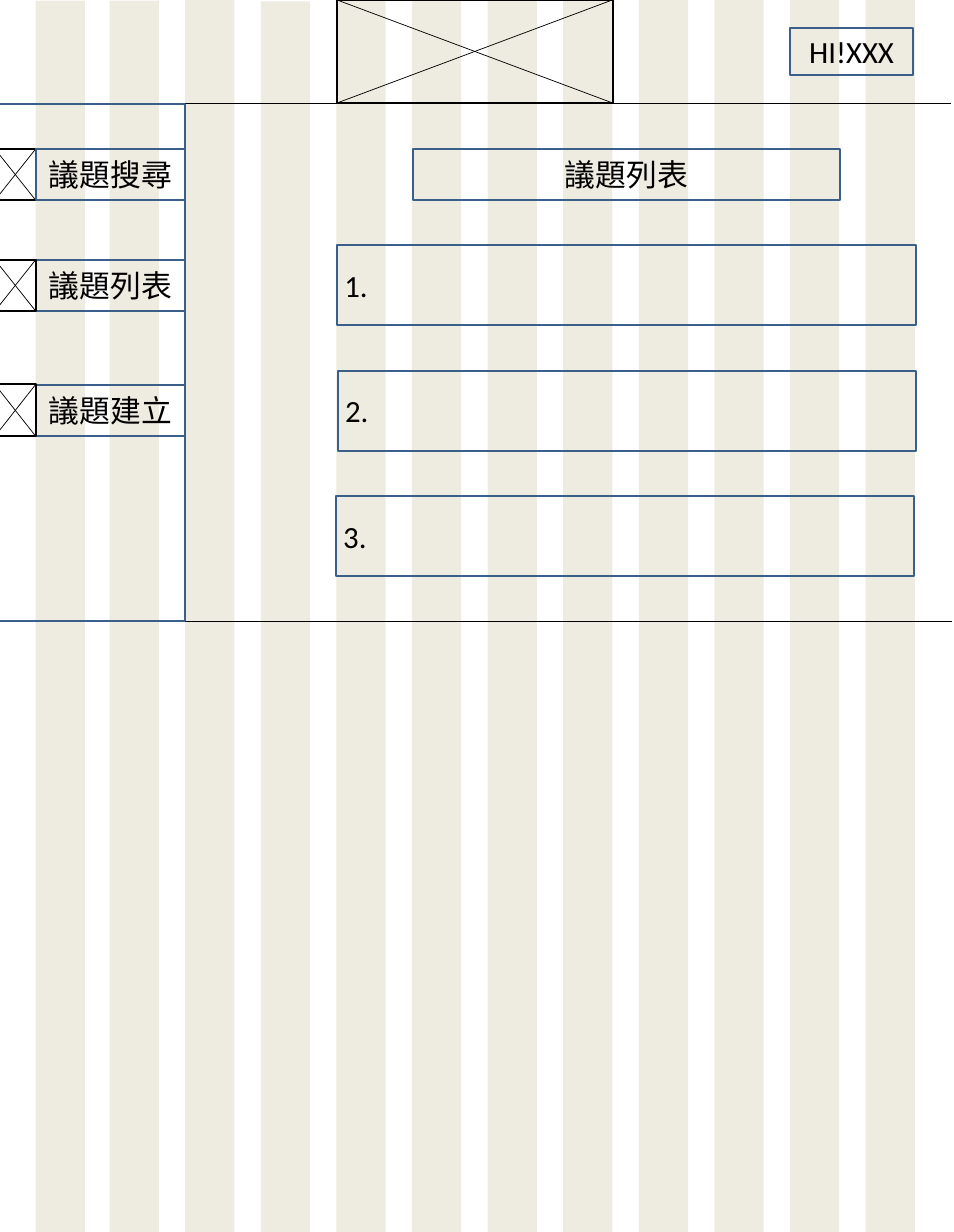
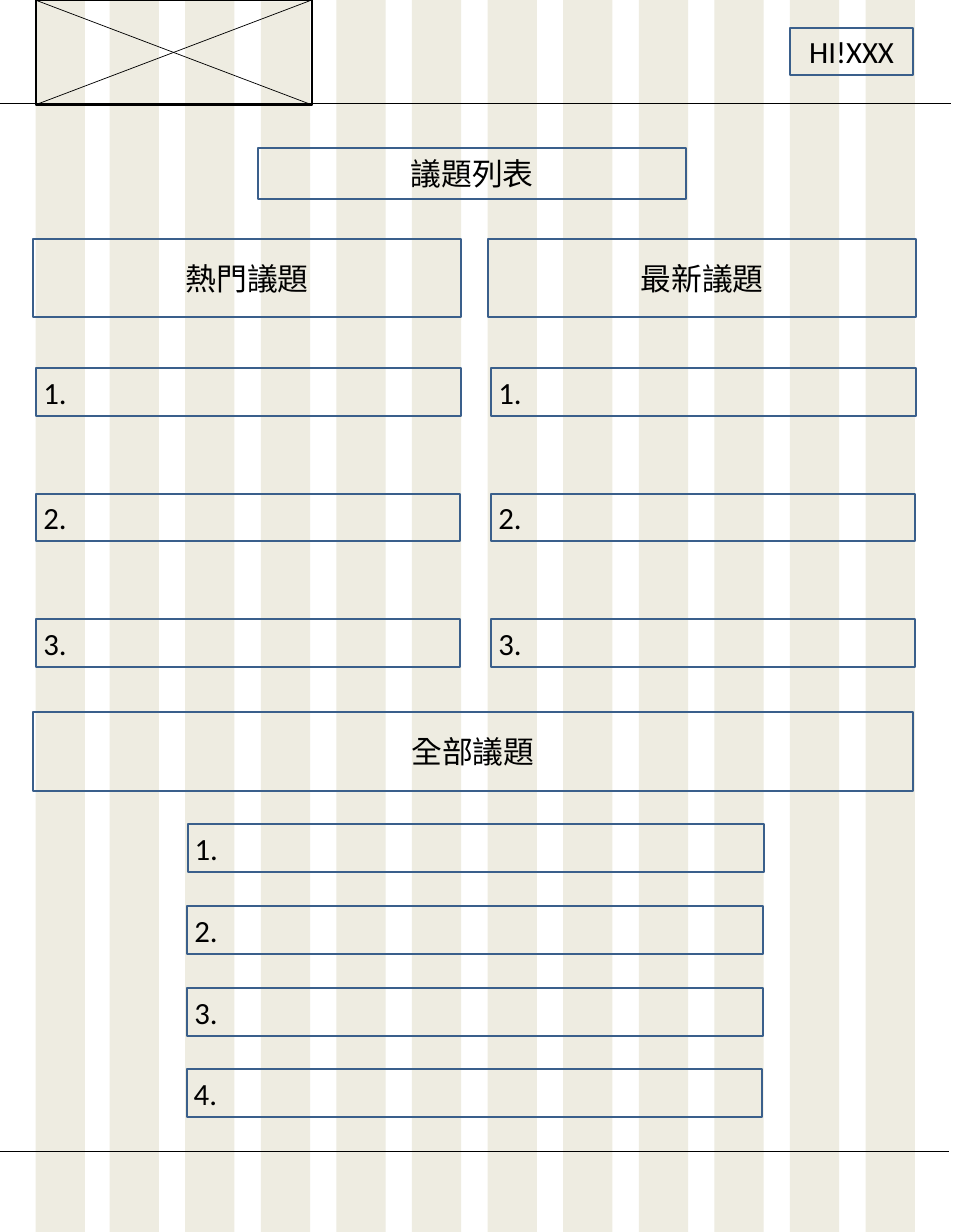
Before and after one commit to s60912frank/F2E-FinalProject, a slide deck: slide 2 of webdesign/Bigsize.pptx (slide 3 before the commit). Drawn at 954x1232 pixels with LibreOffice and Linux fonts; fonts in the diff are those of the drawing. Boxes give left, top, right and bottom in pixels: in the first picture for what was removed or moved away, otherwise in the second. Text is boxed around its words. In the diff, an @@ line names an element or a change of style, - is before the commit and + after.

```diff
--- a/webdesign/Bigsize.pptx
+++ b/webdesign/Bigsize.pptx
@@ 2 lines, 1 rectangle: place and size @@
-2 lines, 1 rectangle at <box>337,0,613,103</box>
+2 lines, 1 rectangle at <box>36,0,312,104</box>
@@ rectangle removed at <box>0,104,185,621</box> @@
@@ rectangle removed at <box>0,149,36,200</box> @@
@@ line removed from (0, 149) to (36, 200) @@
@@ line removed from (36, 149) to (0, 200) @@
@@ rectangle removed at <box>36,149,185,200</box> @@
-議題搜尋
@@ rectangle "議題列表": place and size @@
-rectangle "議題列表" at <box>413,149,840,200</box>
+rectangle "議題列表" at <box>258,147,685,199</box>
@@ rectangle "熱門議題": place and size @@
-rectangle "熱門議題" at <box>36,260,185,311</box>
+rectangle "熱門議題" at <box>34,238,461,317</box>
@@ rectangle added at <box>488,238,915,317</box>, outline #3A5F8C 2 pt, 31 pt, text #000000 @@
+最新議題
@@ rectangle removed at <box>0,260,36,311</box> @@
@@ line removed from (0, 260) to (36, 311) @@
@@ line removed from (36, 260) to (0, 311) @@
@@ text in rectangle at <box>186,264,309,293</box>: text changed @@
-議題列表
+熱門議題
@@ rectangle removed at <box>0,384,36,436</box> @@
@@ line removed from (0, 385) to (36, 436) @@
@@ line removed from (36, 384) to (0, 436) @@
@@ rectangle "1.": place and size @@
-rectangle "1." at <box>337,245,915,325</box>
+rectangle "1." at <box>36,368,461,416</box>
@@ rectangle removed at <box>36,385,185,436</box> @@
-議題建立
@@ rectangle added at <box>491,368,915,416</box>, outline #3A5F8C 2 pt, 31 pt, text #000000 @@
+1.
@@ rectangle "2.": place and size @@
-rectangle "2." at <box>338,370,916,451</box>
+rectangle "2." at <box>36,493,460,541</box>
@@ rectangle added at <box>491,493,915,541</box>, outline #3A5F8C 2 pt, 31 pt, text #000000 @@
+2.
@@ rectangle "3.": place and size @@
-rectangle "3." at <box>336,496,914,576</box>
+rectangle "3." at <box>36,619,460,667</box>
@@ rectangle added at <box>491,619,915,667</box>, outline #3A5F8C 2 pt, 31 pt, text #000000 @@
+3.
@@ rectangle added at <box>33,712,913,790</box>, outline #3A5F8C 2 pt, 31 pt, text #000000 @@
+全部議題
@@ rectangle added at <box>187,824,763,872</box>, outline #3A5F8C 2 pt, 31 pt, text #000000 @@
+1.
@@ rectangle added at <box>187,906,762,954</box>, outline #3A5F8C 2 pt, 31 pt, text #000000 @@
+2.
@@ rectangle added at <box>187,988,762,1036</box>, outline #3A5F8C 2 pt, 31 pt, text #000000 @@
+3.
@@ rectangle added at <box>187,1069,762,1117</box>, outline #3A5F8C 2 pt, 31 pt, text #000000 @@
+4.
@@ line moved from (0, 621) - (952, 621) to (0, 1151) - (949, 1151) @@
```
Also in this commit, not shown: 3 other slides changed, 2 slides added.
